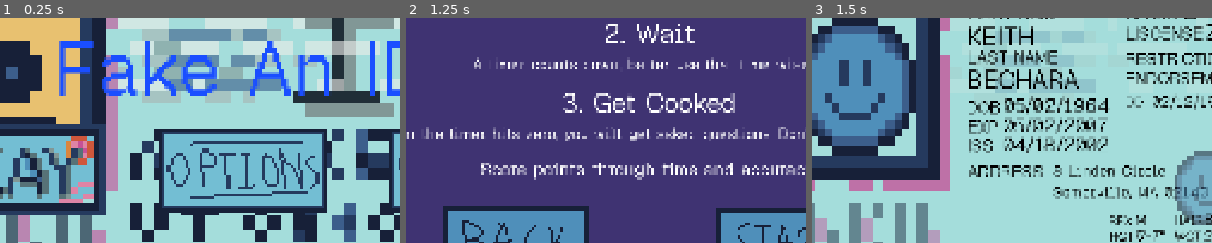
Above: before the commit, frames 1-3 (left to right).
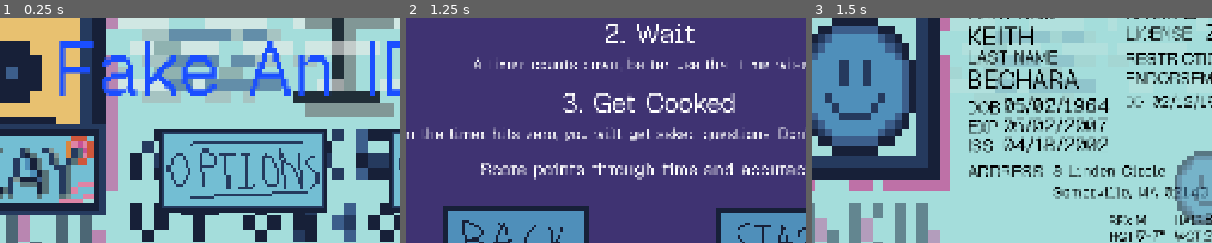
Above: after the commit, the same moments.

Repository: itstntcraft123/fake-an-id
Game: Godot game, scene res://scenes/main_menu.tscn
Two runs of this game, one before a commit and one after it. Both use one fixed random seed, a clock stepped at 60 frames per second and the inputs below.
Inputs:
- Up to frame 1 (0.25 s): no input
- Up to frame 2 (1.25 s): click "[color=#ffffff00]> [/color][c…" at 0.5 s
- Up to frame 3 (1.5 s): click "[color=#ffffff00]> [/color][c…" at 1.25 s
The pictures show only the part of the screen within x 20-70%, y 36-86%; the shares and areas given below are measured in that part.

Frames 1-2 are identical in both runs. In frame 3, 0.6% of the frame differs, in the area x 81-98%, y 3-11%.

Commit message:
fix spelling errors and replace repetitive Label text editing with for loop

Diff:
--- a/scenes/game.tscn
+++ b/scenes/game.tscn
@@ -99,7 +99,7 @@
 theme_override_font_sizes/font_size = 60
 text = "[LN]"
 
-[node name="DoBLabel" type="Label" parent="UI/IDCard" unique_id=319141769]
+[node name="DobLabel" type="Label" parent="UI/IDCard" unique_id=319141769]
 layout_mode = 0
 offset_left = 749.0
 offset_top = 582.0
@@ -109,7 +109,7 @@
 theme_override_font_sizes/font_size = 40
 text = "DOB"
 
-[node name="DoB" type="Label" parent="UI/IDCard/DoBLabel" unique_id=2052988321]
+[node name="Dob" type="Label" parent="UI/IDCard/DobLabel" unique_id=2052988321]
 layout_mode = 0
 offset_left = 88.0
 offset_top = -8.0
@@ -119,7 +119,7 @@
 theme_override_font_sizes/font_size = 45
 text = "[DoB]"
 
-[node name="ExpireDateLabel" type="Label" parent="UI/IDCard" unique_id=1213400034]
+[node name="ExpDateLabel" type="Label" parent="UI/IDCard" unique_id=1213400034]
 layout_mode = 0
 offset_left = 751.0
 offset_top = 628.0
@@ -129,7 +129,7 @@
 theme_override_font_sizes/font_size = 40
 text = "EXP"
 
-[node name="ExpDate" type="Label" parent="UI/IDCard/ExpireDateLabel" unique_id=643385181]
+[node name="ExpDate" type="Label" parent="UI/IDCard/ExpDateLabel" unique_id=643385181]
 layout_mode = 0
 offset_left = 85.0
 offset_top = -6.0
@@ -139,7 +139,7 @@
 theme_override_font_sizes/font_size = 45
 text = "[expDate]"
 
-[node name="DDLabel" type="Label" parent="UI/IDCard" unique_id=676266183]
+[node name="DdLabel" type="Label" parent="UI/IDCard" unique_id=676266183]
 layout_mode = 0
 offset_left = 1129.0
 offset_top = 573.0
@@ -149,7 +149,7 @@
 theme_override_font_sizes/font_size = 32
 text = "DD"
 
-[node name="DD" type="Label" parent="UI/IDCard/DDLabel" unique_id=2147450604]
+[node name="Dd" type="Label" parent="UI/IDCard/DdLabel" unique_id=2147450604]
 layout_mode = 0
 offset_left = 63.0
 offset_top = -3.0
@@ -178,7 +178,7 @@
 theme_override_font_sizes/font_size = 36
 text = "[address]"
 
-[node name="LicenseLabel" type="Label" parent="UI/IDCard" unique_id=1244743100]
+[node name="LicenseNoLabel" type="Label" parent="UI/IDCard" unique_id=1244743100]
 layout_mode = 0
 offset_left = 1130.0
 offset_top = 405.0
@@ -186,9 +186,9 @@
 offset_bottom = 458.0
 theme_override_colors/font_color = Color(0, 0, 0, 1)
 theme_override_font_sizes/font_size = 40
-text = "LISCENSE"
-
-[node name="LicenseNo" type="Label" parent="UI/IDCard/LicenseLabel" unique_id=954225392]
+text = "LICENSE"
+
+[node name="LicenseNo" type="Label" parent="UI/IDCard/LicenseNoLabel" unique_id=954225392]
 layout_mode = 0
 offset_left = 190.0
 offset_top = -14.0
@@ -196,7 +196,7 @@
 offset_bottom = 65.0
 theme_override_colors/font_color = Color(0, 0, 0, 1)
 theme_override_font_sizes/font_size = 55
-text = "[liscense]"
+text = "[license]"
 
 [node name="EndorsementsLabel" type="Label" parent="UI/IDCard" unique_id=105807167]
 layout_mode = 0
@@ -208,7 +208,7 @@
 theme_override_font_sizes/font_size = 40
 text = "ENDORSEMENTS"
 
-[node name="Endorcements" type="Label" parent="UI/IDCard/EndorsementsLabel" unique_id=142407552]
+[node name="Endorsements" type="Label" parent="UI/IDCard/EndorsementsLabel" unique_id=142407552]
 layout_mode = 0
 offset_left = 322.0
 offset_top = -15.0
@@ -216,7 +216,7 @@
 offset_bottom = 64.0
 theme_override_colors/font_color = Color(0, 0, 0, 1)
 theme_override_font_sizes/font_size = 55
-text = "[endorcement]"
+text = "[endorsement]"
 
 [node name="RestrictionsLabel" type="Label" parent="UI/IDCard" unique_id=1328342094]
 layout_mode = 0
@@ -238,7 +238,7 @@
 theme_override_font_sizes/font_size = 55
 text = "[restri.]"
 
-[node name="IssueLabel" type="Label" parent="UI/IDCard" unique_id=561446141]
+[node name="IssueDateLabel" type="Label" parent="UI/IDCard" unique_id=561446141]
 layout_mode = 0
 offset_left = 751.0
 offset_top = 674.0
@@ -248,7 +248,7 @@
 theme_override_font_sizes/font_size = 40
 text = "ISS"
 
-[node name="Issues" type="Label" parent="UI/IDCard/IssueLabel" unique_id=913208823]
+[node name="IssueDate" type="Label" parent="UI/IDCard/IssueDateLabel" unique_id=913208823]
 layout_mode = 0
 offset_left = 84.0
 offset_top = -6.0
@@ -308,7 +308,7 @@
 theme_override_font_sizes/font_size = 35
 text = "[hgt]"
 
-[node name="HairLabel" type="Label" parent="UI/IDCard" unique_id=616471486]
+[node name="HairColorLabel" type="Label" parent="UI/IDCard" unique_id=616471486]
 layout_mode = 0
 offset_left = 1245.0
 offset_top = 859.0
@@ -318,7 +318,7 @@
 theme_override_font_sizes/font_size = 30
 text = "HAIR"
 
-[node name="HairColor" type="Label" parent="UI/IDCard/HairLabel" unique_id=447074001]
+[node name="HairColor" type="Label" parent="UI/IDCard/HairColorLabel" unique_id=447074001]
 layout_mode = 0
 offset_left = 74.0
 offset_top = -5.0
@@ -348,7 +348,7 @@
 theme_override_font_sizes/font_size = 35
 text = "[weight]"
 
-[node name="EyeLabel" type="Label" parent="UI/IDCard" unique_id=659478503]
+[node name="EyeColorLabel" type="Label" parent="UI/IDCard" unique_id=659478503]
 layout_mode = 0
 offset_left = 1424.0
 offset_top = 860.0
@@ -358,7 +358,7 @@
 theme_override_font_sizes/font_size = 30
 text = "EYE"
 
-[node name="EyeColor" type="Label" parent="UI/IDCard/EyeLabel" unique_id=691298928]
+[node name="EyeColor" type="Label" parent="UI/IDCard/EyeColorLabel" unique_id=691298928]
 layout_mode = 0
 offset_left = 55.0
 offset_top = -6.0
--- a/scripts/game.gd
+++ b/scripts/game.gd
@@ -41,41 +41,27 @@
 	var license_class := Utils.random_class(age)
 
 	id_data = {
-		"class": license_class,
+		"drivers_class": license_class,
 		"first_name": Utils.random_first_name(gender),
 		"last_name": Utils.random_last_name(),
 		"dob": Utils.date_to_str(dob),
-		"exp": Utils.date_to_str(expiry),
+		"exp_date": Utils.date_to_str(expiry),
 		"sex": gender,
 		"height": Utils.random_height(),
 		"weight": Utils.random_weight(),
-		"eyes": Utils.random_eye_color(),
-		"hair": Utils.random_hair_color(),
-		# new values
+		"eye_color": Utils.random_eye_color(),
+		"hair_color": Utils.random_hair_color(),
 		"license_no": Utils.random_license_no(),
 		"dd": Utils.random_dd(dob, iss, expiry),
 		"endorsements": Utils.random_end(license_class),
 		"restrictions": Utils.random_restr(license_class),
-		"issue": Utils.date_to_str(iss),
+		"issue_date": Utils.date_to_str(iss),
 		"address": Utils.random_address()
 	}
 
-	$UI/IDCard/DriversClassLabel/DriversClass.text = id_data["class"]
-	$UI/IDCard/FirstNameLabel/FirstName.text = id_data["first_name"]
-	$UI/IDCard/LastNameLabel/LastName.text = id_data["last_name"]
-	$UI/IDCard/DoBLabel/DoB.text = id_data["dob"]
-	$UI/IDCard/ExpireDateLabel/ExpDate.text = id_data["exp"]
-	$UI/IDCard/SexLabel/Sex.text = id_data["sex"]
-	$UI/IDCard/HeightLabel/Height.text = id_data["height"]
-	$UI/IDCard/HairLabel/HairColor.text = id_data["hair"]
-	$UI/IDCard/WeightLabel/Weight.text = id_data["weight"]
-	$UI/IDCard/EyeLabel/EyeColor.text = id_data["eyes"]
-	$UI/IDCard/LicenseLabel/LicenseNo.text = id_data["license_no"]
-	$UI/IDCard/DDLabel/DD.text = id_data["dd"]
-	$UI/IDCard/EndorsementsLabel/Endorcements.text = id_data["endorsements"]
-	$UI/IDCard/RestrictionsLabel/Restrictions.text = id_data["restrictions"]
-	$UI/IDCard/IssueLabel/Issues.text = id_data["issue"]
-	$UI/IDCard/AddressLabel/Address.text = id_data["address"]
+	for key in id_data:
+		print(Utils.snake_to_pascal(key))
+		get_node("UI/IDCard/" + Utils.snake_to_pascal(key) + "Label/" + Utils.snake_to_pascal(key)).text = id_data[key]
 
 func _process(_delta: float) -> void:
 	if not study_timer.is_stopped():
--- a/scripts/utils.gd
+++ b/scripts/utils.gd
@@ -187,6 +187,9 @@
 	})
 
 # Helper functions
+func snake_to_pascal(string: String) -> String:
+	return string.capitalize().replace(" ", "")
+
 func date_to_str(date: Dictionary) -> String:
 	return str(date["month"]).pad_zeros(2) + "/" + str(date["day"]).pad_zeros(2) + "/" + str(date["year"]).pad_zeros(4)
 
